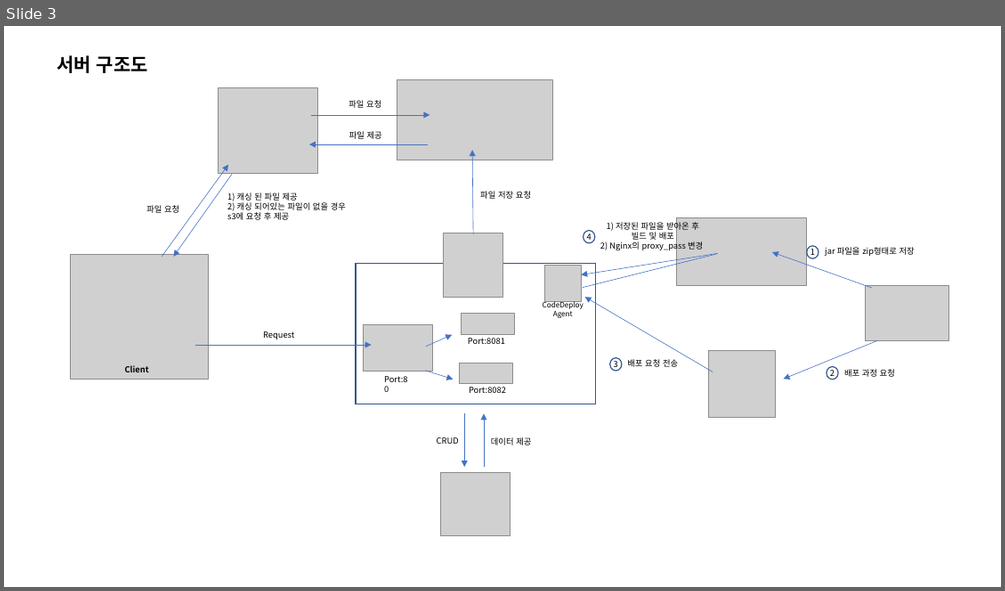
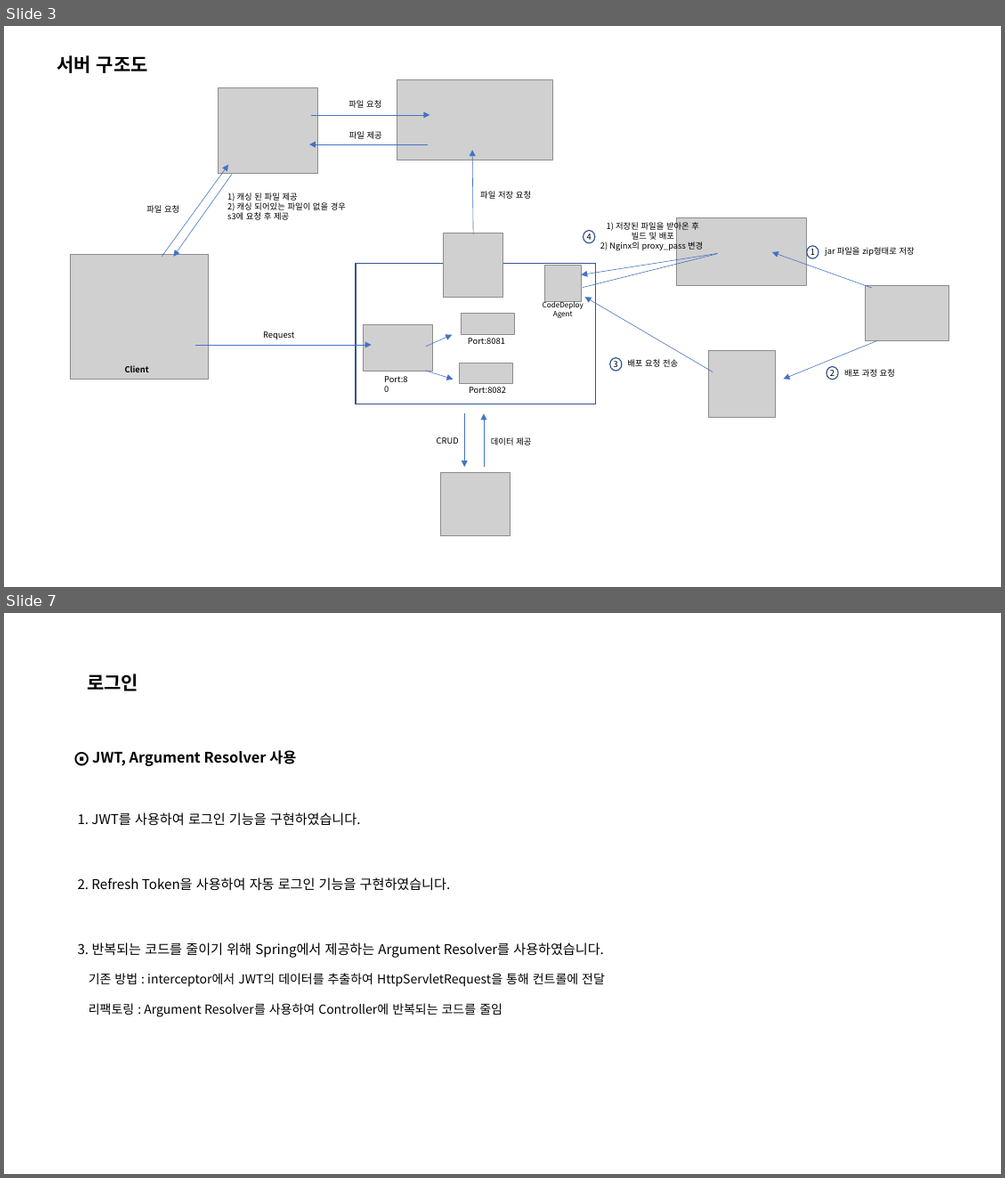
Before and after one commit to ohjinhokor/PortFolio, a slide deck: 오진호 포트폴리오.pptx. Shown one above the other, each under a label of ours: slide 3 before the commit, slides 3 and 7 after it; the slides between them are not shown. The pictures are 1005x591 and 1005x1178 pixels, drawn with LibreOffice and Linux fonts; fonts in the diff are those of the drawing; grey boxes stand for pictures; background and template pictures are left out. Boxes give left, top, right and bottom in pixels: in the first picture for what was removed or moved away, otherwise in the second. Text is boxed around its words. In the diff, an @@ line names an element or a change of style, - is before the commit and + after.

```diff
--- a/오진호 포트폴리오.pptx
+++ b/오진호 포트폴리오.pptx
@@ slide 7 added at (4,613,1001,1174), background #FFFFFF @@
@@ text added at (87,674,138,691), 18 pt, text #000000, bold @@
+로그인
@@ text added at (78,750,605,1017), 13 pt, text #000000 @@
+⨀ JWT, Argument Resolver 사용
+1. JWT를 사용하여 로그인 기능을 구현하였습니다.
+2. Refresh Token을 사용하여 자동 로그인 기능을 구현하였습니다.
+3. 반복되는 코드를 줄이기 위해 Spring에서 제공하는 Argument Resolver를 사용하였습니다.
+기존 방법 : interceptor에서 JWT의 데이터를 추출하여 HttpServletRequest을 통해 컨트롤에 전달
+리팩토링 : Argument Resolver를 사용하여 Controller에 반복되는 코드를 줄임
```
Also in this commit, not shown: 5 slides changed, 5 other slides added, 2 slides removed, 4 other files.
